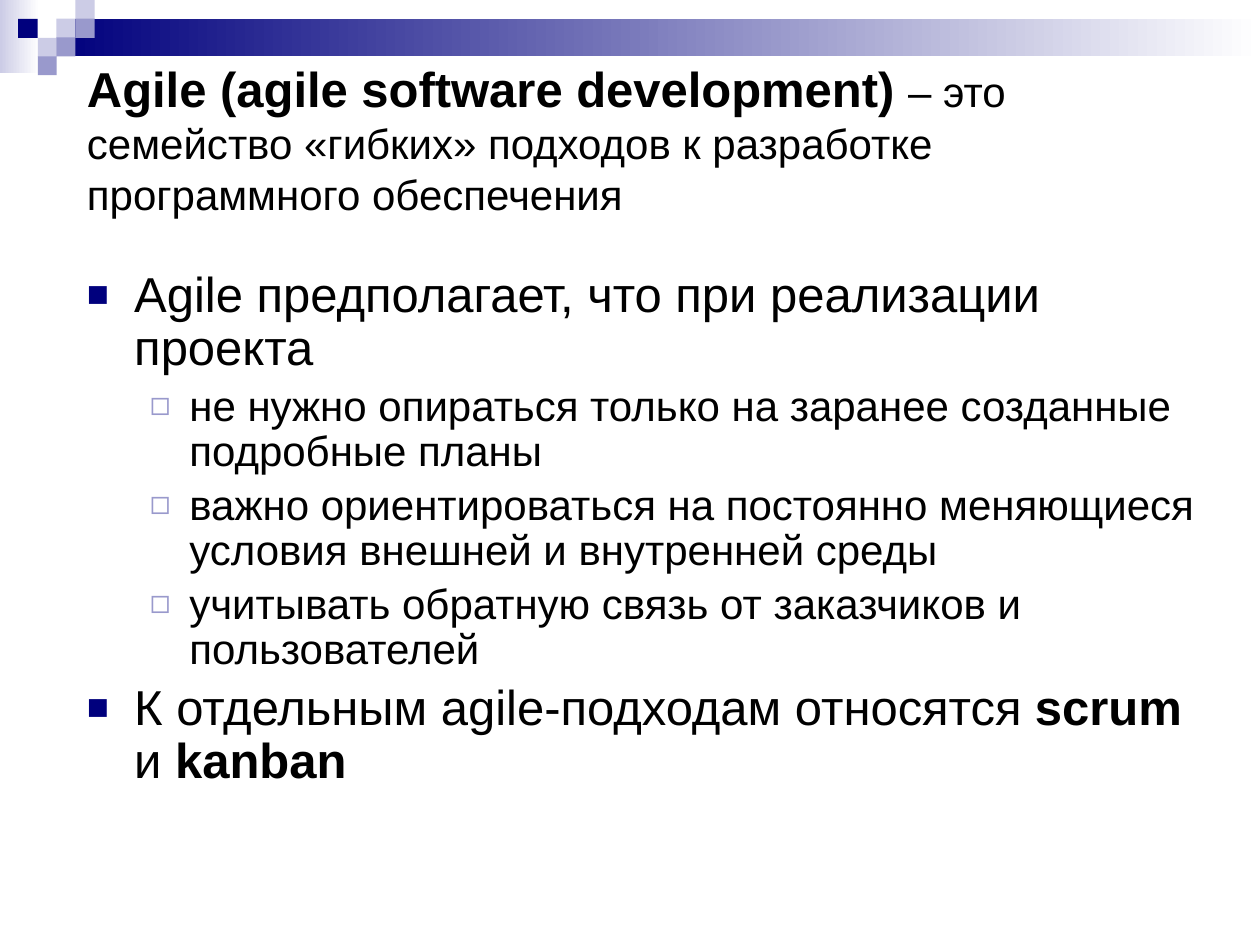
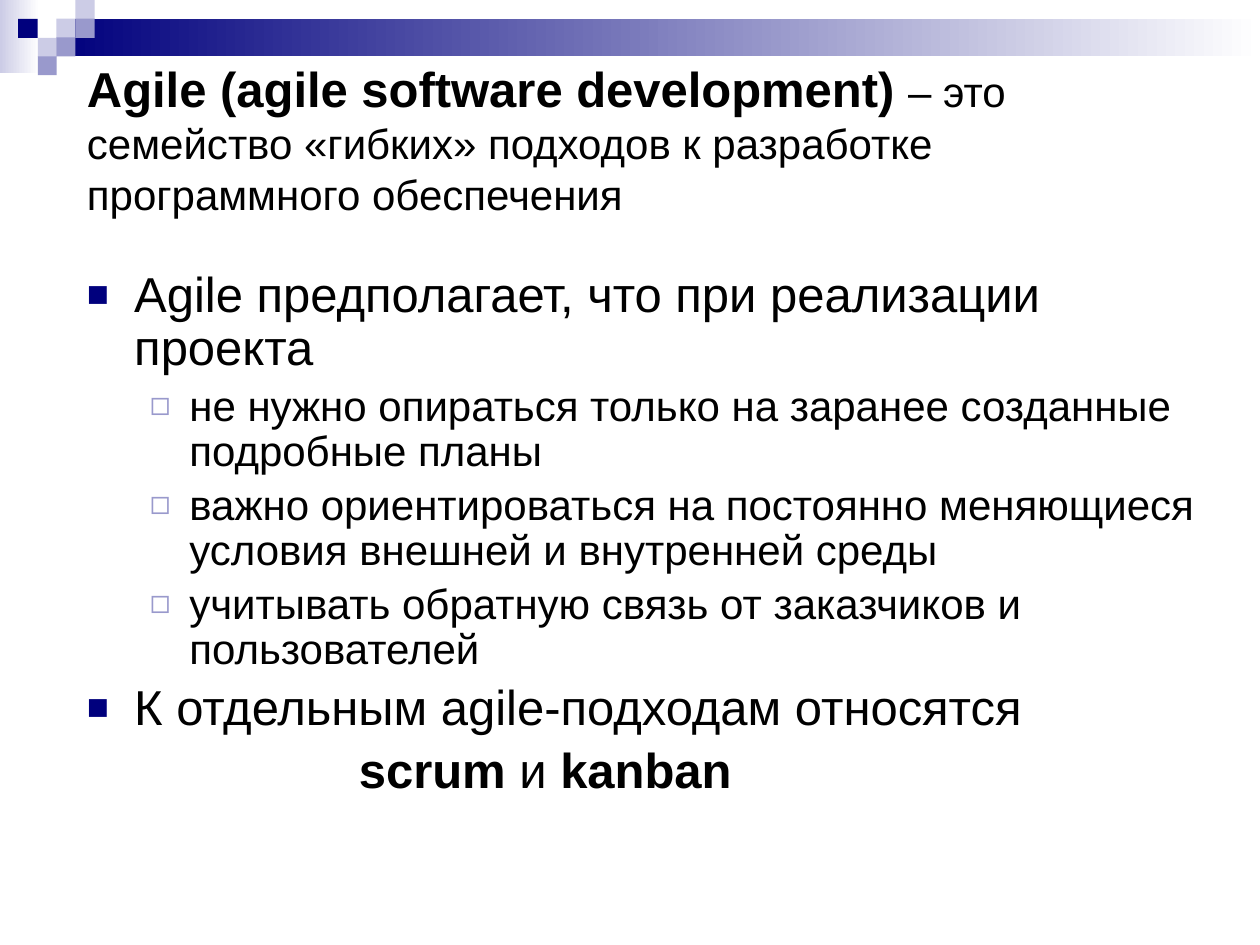
Before and after one commit to nikitaOsipof/TP, a slide deck: slide 2 of Лекции/Лекции/3_Kanban.pptx. Drawn at 1260x945 pixels with LibreOffice and Linux fonts; fonts in the diff are those of the drawing. Boxes give left, top, right and bottom in pixels: in the first picture for what was removed or moved away, otherwise in the second. Text is boxed around its words. In the diff, an @@ line names an element or a change of style, - is before the commit and + after.

Commit message:
Update 3_Kanban.pptx
Исправлен слайд

```diff
--- a/Лекции/Лекции/3_Kanban.pptx
+++ b/Лекции/Лекции/3_Kanban.pptx
@@ text at (134,689,1022,789): text changed @@
-■ К отдельным agile-подходам относятся scrum и kanban
+■ К отдельным agile-подходам относятся
+scrum и kanban
```
